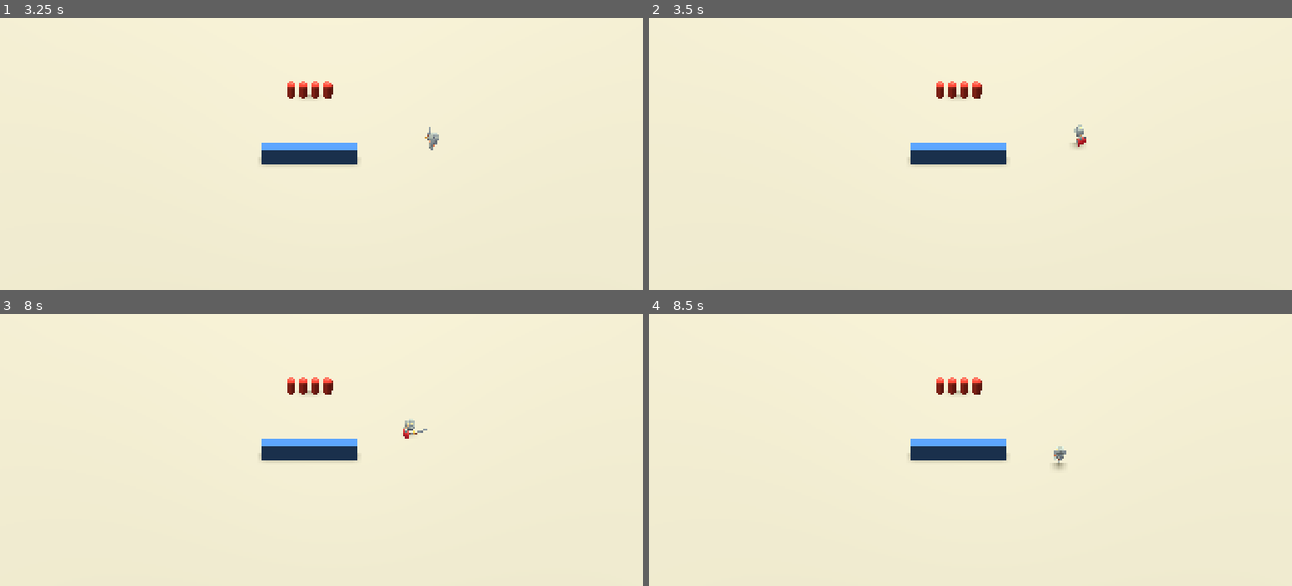
Above: before the commit, frames 1-4 (two rows, left to right).
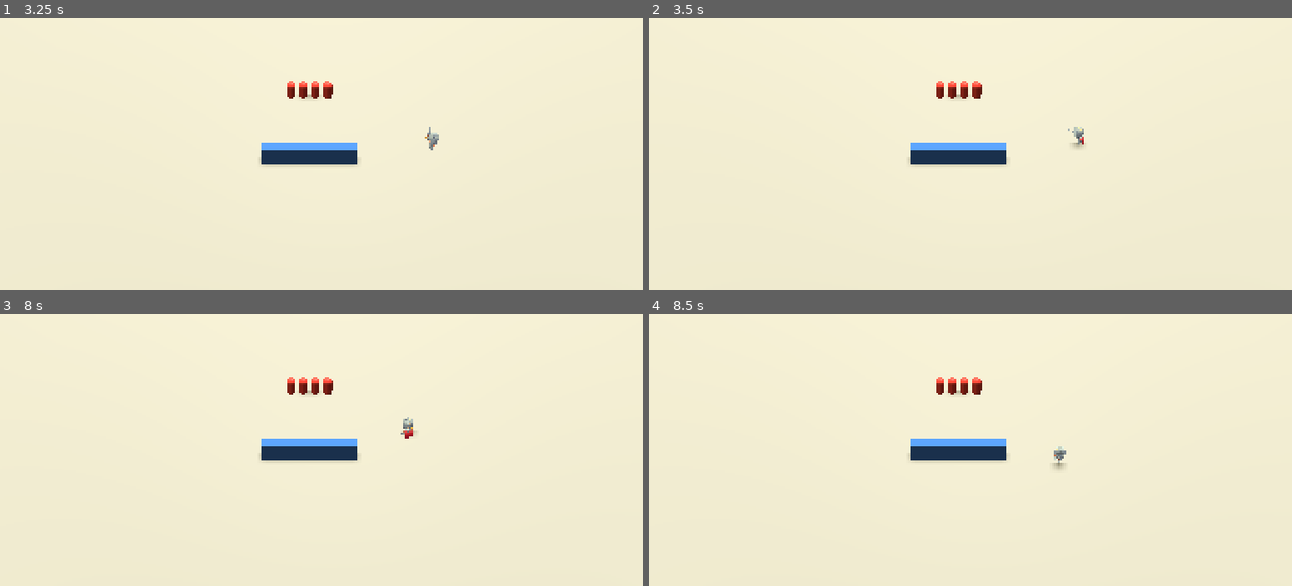
Above: after the commit, the same moments.

Repository: Rawisl/Godot_Roguelite3D_Gr8
Game: Godot game, scene res://test.tscn
Two runs of this game, one before a commit and one after it. Both use one fixed random seed, a clock stepped at 60 frames per second and the inputs below. This scene is started directly instead of the project's main scene.
Inputs (mouse positions are in pixels of both pictures, inside the frame that each line leads up to):
- Up to frame 1 (3.25 s): tap Enter at 0.5 s; move the mouse to (482, 83) at 0.52 s; hold D (move_right) 0.53-1.28 s; click (482, 83) at 0.6 s; tap Space (dodge) at 0.8, 1.35, 2 s; move the mouse to (199, 121) at 1.27 s; hold S (move_down) 1.28-2.03 s; tap 1 at 1.55, 2.1 s; move the mouse to (398, 20) at 2.02 s; hold D (move_right) 2.03-2.78 s; tap 2 at 2.3, 2.85 s; move the mouse to (302, 178) at 2.77 s; hold W (move_up) from 2.78 s (still down); click (302, 178) at 2.92 s; tap 3 at 3.05 s
- Up to frame 2 (3.5 s): keep holding W (move_up)
- Up to frame 3 (8 s): move the mouse to (533, 455) at 3.52 s; release W (move_up) at 3.53 s; hold A (move_left) 3.53-5.03 s; tap 3 at 3.6 s; tap 4 at 3.8, 4.35 s; move the mouse to (135, 343) at 4.27 s; tap H at 4.55, 5.1 s; move the mouse to (366, 398) at 5.02 s; hold S (move_down) 5.03-5.78 s; click (366, 398) at 5.3 s; tap Enter at 5.75 s; move the mouse to (outside the picture) at 5.77 s; hold D (move_right) 5.78-6.53 s; click (outside the picture) at 5.85 s; tap Space (dodge) at 6.05 s; move the mouse to (482, 379) at 6.52 s; hold W (move_up) 6.53-7.28 s; tap Q (battle_cry) at 6.6 s; tap 1 at 6.8 s; move the mouse to (199, 417) at 7.27 s; hold D (move_right) from 7.28 s (still down); tap B (build_toggle) at 7.35 s; click (199, 417) at 7.42 s; tap 2 at 7.55 s
- Up to frame 4 (8.5 s): move the mouse to (1047, 316) at 8.02 s; release D (move_right) at 8.03 s; hold S (move_down) from 8.03 s (still down); tap G (call_wave) at 8.1 s; tap 3 at 8.3 s

Frame 1 is identical in both runs. In frame 2, less than 0.1% of the frame differs, in the area x 65-69%, y 39-48%; in frame 3, 0.1%, in the area x 62-67%, y 37-46%; in frame 4, less than 0.1%.

Commit message:
[fix]: stabilize commander model facing during and after knockback

Diff:
--- a/entities/commander/commander.gd
+++ b/entities/commander/commander.gd
@@ -32,6 +32,7 @@
 const MAX_STUN_DURATION: float = 1.5
 const STUN_IMMUNITY_DURATION: float = 3.0
 const KNOCKBACK_DURATION: float = 0.25
+const POST_ACTION_DURATION: float = 0.1
 
 var aim_dir: Vector3 = Vector3.FORWARD
 var is_commander_mode: bool = false
@@ -39,6 +40,11 @@
 
 var _knockback_velocity: Vector3 = Vector3.ZERO
 var _knockback_decay: float = 0.0
+# True if knockback was applied to velocity during this physics frame
+var _was_pushed: bool = false
+var _hit_reaction_timer: float = 0.0
+var _post_action_timer: float = 0.0
+var _post_action_facing_dir: Vector3 = Vector3.ZERO
 
 # Stun state
 var is_stunned: bool = false
@@ -143,6 +149,8 @@
 		if not is_on_floor():
 			velocity.y -= _gravity * delta
 		move_and_slide()
+		if _anim_player != null and not _anim_player.is_playing() and _anim_player.has_animation(ANIM_IDLE):
+			_anim_player.play(ANIM_IDLE, 0.2)
 		return
 
 	if not is_dodging and not is_using_skill:
@@ -157,12 +165,18 @@
 	else:
 		_update_movement(camera, delta)
 
+	_was_pushed = false
 	if not _knockback_velocity.is_zero_approx():
+		_was_pushed = true
 		velocity.x += _knockback_velocity.x
 		velocity.z += _knockback_velocity.z
 		_knockback_velocity = _knockback_velocity.move_toward(Vector3.ZERO, _knockback_decay * delta)
 
 	move_and_slide()
+
+	if is_dodging and _dodge_timer <= 0.0:
+		_end_dodge()
+
 	_update_aim(camera)
 	_update_model_facing(delta)
 
@@ -171,6 +185,12 @@
 
 
 func _update_cooldowns_and_timers(delta: float) -> void:
+	if _hit_reaction_timer > 0.0:
+		_hit_reaction_timer = maxf(0.0, _hit_reaction_timer - delta)
+
+	if _post_action_timer > 0.0:
+		_post_action_timer = maxf(0.0, _post_action_timer - delta)
+
 	if _stun_immunity_timer > 0.0:
 		_stun_immunity_timer = maxf(0.0, _stun_immunity_timer - delta)
 
@@ -245,6 +265,9 @@
 	is_dodging = true
 	_knockback_velocity = Vector3.ZERO
 	_knockback_decay = 0.0
+	_hit_reaction_timer = 0.0
+	_post_action_timer = 0.0
+	_post_action_facing_dir = Vector3.ZERO
 	_dodge_timer = stats.dodge_iframe if stats else 0.3
 	_dodge_cooldown_timer = stats.dodge_cooldown if stats else 1.5
 
@@ -272,14 +295,16 @@
 		velocity.y -= _gravity * delta
 
 	_dodge_timer -= delta
-	if _dodge_timer <= 0.0:
-		_end_dodge()
 
 
 func _end_dodge() -> void:
+	_post_action_facing_dir = aim_dir if _is_backstep_dodge else _dodge_dir
+	_post_action_timer = POST_ACTION_DURATION
 	is_dodging = false
 	_is_backstep_dodge = false
 	_dodge_timer = 0.0
+	velocity.x = 0.0
+	velocity.z = 0.0
 	set_collision_mask_value(COLLISION_LAYER_ENEMY, true)
 
 
@@ -359,30 +384,40 @@
 			velocity.y -= _gravity * delta
 		return
 
-	var input := Input.get_vector(&"move_left", &"move_right", &"move_up", &"move_down")
-	var speed := stats.move_speed if stats else 6.0
-
-	var cam_basis := camera.global_transform.basis
-	var right := Vector3(cam_basis.x.x, 0.0, cam_basis.x.z).normalized()
-	var forward := Vector3(-cam_basis.z.x, 0.0, -cam_basis.z.z).normalized()
-
-	var dir := right * input.x + forward * (-input.y)
-	velocity.x = dir.x * speed
-	velocity.z = dir.z * speed
+	if not _knockback_velocity.is_zero_approx():
+		velocity.x = 0.0
+		velocity.z = 0.0
+	else:
+		var input := Input.get_vector(&"move_left", &"move_right", &"move_up", &"move_down")
+		var speed := stats.move_speed if stats else 6.0
+
+		var cam_basis := camera.global_transform.basis
+		var right := Vector3(cam_basis.x.x, 0.0, cam_basis.x.z).normalized()
+		var forward := Vector3(-cam_basis.z.x, 0.0, -cam_basis.z.z).normalized()
+
+		var dir := right * input.x + forward * (-input.y)
+		velocity.x = dir.x * speed
+		velocity.z = dir.z * speed
 
 	if not is_on_floor():
 		velocity.y -= _gravity * delta
 
 	if _anim_player != null and not is_attacking and not is_dodging and health.hp > 0:
 		var is_playing_melee := _anim_player.is_playing() and _anim_player.current_animation.begins_with("melee/")
+		var is_playing_hit := _anim_player.is_playing() and _anim_player.current_animation == ANIM_HIT
+		var is_hit_locked := _hit_reaction_timer > 0.0 or not _knockback_velocity.is_zero_approx()
+
 		if not is_playing_melee:
-			var horizontal_vel := Vector2(velocity.x, velocity.z)
-			if horizontal_vel.length() > 0.1:
-				if _anim_player.current_animation != ANIM_RUN:
-					_anim_player.play(ANIM_RUN, 0.15)
+			if is_playing_hit and is_hit_locked:
+				pass
 			else:
-				if _anim_player.current_animation != ANIM_IDLE:
-					_anim_player.play(ANIM_IDLE, 0.15)
+				var horizontal_vel := Vector2(velocity.x, velocity.z)
+				if horizontal_vel.length() > 0.1:
+					if _anim_player.current_animation != ANIM_RUN:
+						_anim_player.play(ANIM_RUN, 0.15)
+				elif not is_playing_hit:
+					if _anim_player.current_animation != ANIM_IDLE:
+						_anim_player.play(ANIM_IDLE, 0.15)
 
 
 func _update_aim(camera: Camera3D) -> void:
@@ -423,6 +458,21 @@
 	elif is_using_skill:
 		target_dir = aim_dir
 		snap_instantly = false
+	elif _was_pushed:
+		target_dir = -_knockback_velocity.normalized()
+		snap_instantly = false
+	elif _post_action_timer > 0.0 and not _post_action_facing_dir.is_zero_approx():
+		var horizontal_vel := Vector2(velocity.x, velocity.z)
+		if horizontal_vel.length() > 0.1:
+			var move_dir := Vector3(velocity.x, 0.0, velocity.z).normalized()
+			var t := 1.0 - clampf(_post_action_timer / POST_ACTION_DURATION, 0.0, 1.0)
+			if _post_action_facing_dir.dot(move_dir) < -0.999:
+				target_dir = move_dir
+			else:
+				target_dir = _post_action_facing_dir.slerp(move_dir, t).normalized()
+		else:
+			target_dir = _post_action_facing_dir
+		snap_instantly = false
 	else:
 		var horizontal_vel := Vector2(velocity.x, velocity.z)
 		if horizontal_vel.length() > 0.1:
@@ -455,6 +505,8 @@
 	current_combo_hit = hit_index
 	_has_buffered_attack = false
 	_has_struck = false
+	_post_action_timer = 0.0
+	_post_action_facing_dir = Vector3.ZERO
 
 	var interval := stats.attack_interval if stats else 0.45
 	_attack_timer = interval
@@ -479,6 +531,8 @@
 		var next_hit := (current_combo_hit % 3) + 1
 		_start_attack(next_hit)
 	else:
+		_post_action_facing_dir = _attack_strike_dir
+		_post_action_timer = POST_ACTION_DURATION
 		if current_combo_hit >= 3:
 			current_combo_hit = 1
 			_combo_reset_timer = 0.0
@@ -493,6 +547,8 @@
 	_attack_timer = 0.0
 	_has_struck = false
 	_has_buffered_attack = false
+	_post_action_timer = 0.0
+	_post_action_facing_dir = Vector3.ZERO
 
 	if struck:
 		if current_combo_hit >= 3:
@@ -629,14 +685,22 @@
 		kb_dir.y = 0.0
 		if kb_dir.length_squared() > 0.001:
 			kb_dir = kb_dir.normalized()
+		elif info.source is Node3D:
+			var from_source: Vector3 = global_position - (info.source as Node3D).global_position
+			from_source.y = 0.0
+			if from_source.length_squared() > 0.001:
+				kb_dir = from_source.normalized()
+			else:
+				kb_dir = -Vector3(sin(_aim_pivot.rotation.y), 0.0, cos(_aim_pivot.rotation.y))
 		else:
-			kb_dir = -aim_dir
+			kb_dir = -Vector3(sin(_aim_pivot.rotation.y), 0.0, cos(_aim_pivot.rotation.y))
 		var kb_duration: float = KNOCKBACK_DURATION
 		var kb_speed: float = (info.knockback_force * 2.0) / kb_duration
 		_knockback_velocity = kb_dir * kb_speed
 		_knockback_decay = kb_speed / kb_duration
 
 	if not is_attacking and not is_dodging and not is_using_skill and health.hp > 0:
+		_hit_reaction_timer = KNOCKBACK_DURATION
 		if _anim_player != null and _anim_player.has_animation(ANIM_HIT):
 			_anim_player.play(ANIM_HIT, 0.05)
 
@@ -660,6 +724,9 @@
 
 	is_stunned = true
 	_stun_timer = clamped_dur
+	_hit_reaction_timer = 0.0
+	_post_action_timer = 0.0
+	_post_action_facing_dir = Vector3.ZERO
 	velocity.x = 0.0
 	velocity.z = 0.0
 
@@ -680,6 +747,9 @@
 func _on_died() -> void:
 	_knockback_velocity = Vector3.ZERO
 	_knockback_decay = 0.0
+	_hit_reaction_timer = 0.0
+	_post_action_timer = 0.0
+	_post_action_facing_dir = Vector3.ZERO
 	is_stunned = false
 	_stun_timer = 0.0
 	_stun_immunity_timer = 0.0
@@ -698,6 +768,9 @@
 	if is_commander_mode:
 		_knockback_velocity = Vector3.ZERO
 		_knockback_decay = 0.0
+		_hit_reaction_timer = 0.0
+		_post_action_timer = 0.0
+		_post_action_facing_dir = Vector3.ZERO
 		is_stunned = false
 		_stun_timer = 0.0
 		if is_dodging:
--- /dev/null
+++ b/tests/test_playtest_stun_knockback.gd
@@ -0,0 +1,356 @@
+extends Node3D
+
+const COMMANDER_SCENE := preload("res://entities/commander/commander.tscn")
+const BRUTE_SCENE := preload("res://entities/enemy/brute.tscn")
+const BULWARK_SCENE := preload("res://entities/enemy/bulwark.tscn")
+const GRUNT_SCENE := preload("res://entities/enemy/grunt.tscn")
+
+@export_group("Overhead 3D Label Settings")
+@export var label_font_size: int = 38
+@export var label_outline_size: int = 8
+@export var label_pixel_size: float = 0.012
+
+var _commander: CharacterBody3D
+var _commander_label: Label3D
+var _bulwark: Bulwark
+var _bulwark_label: Label3D
+var _brute: Enemy
+var _brute_label: Label3D
+var _grunt: Enemy
+var _grunt_label: Label3D
+var _dummy_tower: Node3D
+var _dummy_tower_label: Label3D
+
+var _ai_enabled: bool = true
+var _bulwark_stomp_ring: MeshInstance3D
+
+@onready var _ui_label: Label = %InfoLabel
+@onready var _log_label: Label = %LogLabel
+
+
+func _ready() -> void:
+	_setup_arena()
+
+
+func _setup_arena() -> void:
+	# Clean up previous instances if resetting
+	if _commander != null and is_instance_valid(_commander):
+		_commander.queue_free()
+	if _bulwark != null and is_instance_valid(_bulwark):
+		_bulwark.queue_free()
+	if _brute != null and is_instance_valid(_brute):
+		_brute.queue_free()
+	if _grunt != null and is_instance_valid(_grunt):
+		_grunt.queue_free()
+	if _dummy_tower != null and is_instance_valid(_dummy_tower):
+		_dummy_tower.queue_free()
+	if _bulwark_stomp_ring != null and is_instance_valid(_bulwark_stomp_ring):
+		_bulwark_stomp_ring.queue_free()
+
+	_spawn_commander()
+	_spawn_bulwark()
+	_spawn_brute()
+	_spawn_grunt()
+	_spawn_dummy_tower()
+
+	_log("[READY] Playtest arena ready. Test stun, knockback, stomp AoE, and dodge feel.")
+
+
+func _spawn_commander() -> void:
+	_commander = COMMANDER_SCENE.instantiate() as CharacterBody3D
+	_commander.position = Vector3(0.0, 0.0, 1.0)
+	add_child(_commander)
+	_commander.health.hp = 100
+
+	_commander_label = _create_overhead_label(Vector3(0.0, 2.2, 0.0), Color(0.4, 0.9, 1.0))
+	_commander.add_child(_commander_label)
+
+	_commander.health.damaged.connect(func(amount: int, info: DamageInfo):
+		var type_name := "DAMAGE"
+		if info != null and info.damage_type < Enums.DamageType.size():
+			type_name = Enums.DamageType.keys()[info.damage_type]
+		var kb_text := " (Knockback: %.1fm)" % info.knockback_force if info != null and info.knockback_force > 0.0 else ""
+		_log("[HIT] Commander took %d %s damage%s. HP: %d/%d" % [
+			amount, type_name, kb_text, _commander.health.hp, _commander.health.max_hp
+		])
+	)
+
+
+func _spawn_bulwark() -> void:
+	_bulwark = BULWARK_SCENE.instantiate() as Bulwark
+	_bulwark.position = Vector3(0.0, 0.0, -3.5)
+	add_child(_bulwark)
+	_bulwark.spawn_grace = false
+	_bulwark.is_in_spawn_zone = false
+	_bulwark.speed_multiplier = 0.5 if _ai_enabled else 0.0
+	_bulwark.add_to_group(&"boss")
+
+	if _bulwark.health != null:
+		_bulwark.health.max_hp = 99999
+		_bulwark.health.hp = 99999
+
+	_bulwark_label = _create_overhead_label(Vector3(0.0, 3.2, 0.0), Color(1.0, 0.5, 0.3))
+	_bulwark.add_child(_bulwark_label)
+
+	# Visual indicator for 3.0m stomp radius centered on Bulwark
+	_bulwark_stomp_ring = MeshInstance3D.new()
+	var torus := TorusMesh.new()
+	torus.inner_radius = Bulwark.STOMP_RADIUS - 0.08
+	torus.outer_radius = Bulwark.STOMP_RADIUS + 0.08
+	var mat := StandardMaterial3D.new()
+	mat.albedo_color = Color(1.0, 0.3, 0.2, 0.6)
+	mat.shading_mode = BaseMaterial3D.SHADING_MODE_UNSHADED
+	mat.transparency = BaseMaterial3D.TRANSPARENCY_ALPHA
+	_bulwark_stomp_ring.mesh = torus
+	_bulwark_stomp_ring.material_override = mat
+	_bulwark_stomp_ring.position = Vector3(0.0, 0.05, 0.0)
+	_bulwark.add_child(_bulwark_stomp_ring)
+
+
+func _spawn_brute() -> void:
+	_brute = BRUTE_SCENE.instantiate() as Enemy
+	_brute.position = Vector3(4.0, 0.0, 1.0)
+	add_child(_brute)
+	_brute.spawn_grace = false
+	_brute.is_in_spawn_zone = false
+	_brute.speed_multiplier = 0.6 if _ai_enabled else 0.0
+
+	if _brute.health != null:
+		_brute.health.max_hp = 99999
+		_brute.health.hp = 99999
+
+	_brute_label = _create_overhead_label(Vector3(0.0, 2.6, 0.0), Color(1.0, 0.8, 0.3))
+	_brute.add_child(_brute_label)
+
+
+func _spawn_grunt() -> void:
+	_grunt = GRUNT_SCENE.instantiate() as Enemy
+	_grunt.position = Vector3(-4.0, 0.0, 1.0)
+	add_child(_grunt)
+	_grunt.spawn_grace = false
+	_grunt.is_in_spawn_zone = false
+	_grunt.speed_multiplier = 0.5 if _ai_enabled else 0.0
+
+	if _grunt.health != null:
+		_grunt.health.max_hp = 99999
+		_grunt.health.hp = 99999
+
+	_grunt_label = _create_overhead_label(Vector3(0.0, 2.0, 0.0), Color(0.8, 0.8, 0.8))
+	_grunt.add_child(_grunt_label)
+
+
+func _spawn_dummy_tower() -> void:
+	var tower_body := CharacterBody3D.new()
+	tower_body.name = "DummyTower"
+	tower_body.set_script(load("res://tests/dummy_target.gd"))
+	tower_body.set("hp", 300)
+	tower_body.set("max_hp", 300)
+	tower_body.add_to_group(&"tower")
+	tower_body.position = Vector3(2.0, 0.0, -3.5)
+
+	var mesh_inst := MeshInstance3D.new()
+	var cyl := CylinderMesh.new()
+	cyl.top_radius = 0.6
+	cyl.bottom_radius = 0.8
+	cyl.height = 2.0
+	var mat := StandardMaterial3D.new()
+	mat.albedo_color = Color(0.3, 0.7, 0.9)
+	mesh_inst.mesh = cyl
+	mesh_inst.material_override = mat
+	mesh_inst.position = Vector3(0.0, 1.0, 0.0)
+	tower_body.add_child(mesh_inst)
+
+	_dummy_tower_label = _create_overhead_label(Vector3(0.0, 2.4, 0.0), Color(0.4, 0.8, 1.0))
+	tower_body.add_child(_dummy_tower_label)
+
+	_dummy_tower = tower_body
+	add_child(_dummy_tower)
+
+
+func _create_overhead_label(offset: Vector3, color: Color) -> Label3D:
+	var label := Label3D.new()
+	label.position = offset
+	label.billboard = BaseMaterial3D.BILLBOARD_ENABLED
+	label.no_depth_test = true
+	label.font_size = label_font_size
+	label.outline_size = label_outline_size
+	label.pixel_size = label_pixel_size
+	label.modulate = color
+	label.outline_modulate = Color(0.0, 0.0, 0.0, 0.8)
+	return label
+
+
+func _process(_delta: float) -> void:
+	_update_ui()
+	_update_overhead_labels()
+
+
+func _unhandled_input(event: InputEvent) -> void:
+	if not (event is InputEventKey and event.is_pressed() and not event.is_echo()):
+		return
+
+	match event.physical_keycode:
+		KEY_1:
+			_trigger_bulwark_stomp()
+		KEY_2:
+			_trigger_brute_strike()
+		KEY_3:
+			_trigger_direct_stun()
+		KEY_4:
+			_toggle_ai()
+		KEY_H:
+			_heal_commander()
+		KEY_R:
+			_log("[RESET] Resetting arena...")
+			_setup_arena()
+
+
+func _trigger_bulwark_stomp() -> void:
+	if _bulwark == null or not is_instance_valid(_bulwark):
+		_log("[WARN] Bulwark not available.")
+		return
+	_log("[ACTION] Bulwark executing Stomp AoE (3.0m radius, 45 BLAST dmg, 3.0m knockback, 1.5s stun)...")
+	_bulwark.execute_stomp()
+
+
+func _trigger_brute_strike() -> void:
+	if _brute == null or not is_instance_valid(_brute) or _commander == null or not is_instance_valid(_commander):
+		_log("[WARN] Brute or Commander not available.")
+		return
+	var diff := (_commander.global_position - _brute.global_position)
+	diff.y = 0.0
+	var strike_dir := diff.normalized() if diff.length_squared() > 0.001 else Vector3.FORWARD
+	var info := DamageInfo.new(25, Enums.DamageType.SLASH, _brute, 2.0, strike_dir)
+	_log("[ACTION] Brute executing melee strike (25 SLASH dmg, 2.0m knockback)...")
+	_commander.take_damage(info)
+
+
+func _trigger_direct_stun() -> void:
+	if _commander == null or not is_instance_valid(_commander):
+		return
+	var ok: bool = _commander.apply_stun(1.5)
+	if ok:
+		_log("[ACTION] Applied 1.5s stun to Commander.")
+	else:
+		_log("[BLOCKED] Stun failed (immune, dodging, deploying, or already stunned).")
+
+
+func _toggle_ai() -> void:
+	_ai_enabled = not _ai_enabled
+	if _bulwark != null and is_instance_valid(_bulwark):
+		_bulwark.speed_multiplier = 0.5 if _ai_enabled else 0.0
+		if _ai_enabled:
+			_bulwark.set_target(_commander)
+	if _brute != null and is_instance_valid(_brute):
+		_brute.speed_multiplier = 0.6 if _ai_enabled else 0.0
+		if _ai_enabled:
+			_brute.set_target(_commander)
+	if _grunt != null and is_instance_valid(_grunt):
+		_grunt.speed_multiplier = 0.5 if _ai_enabled else 0.0
+		if _ai_enabled:
+			_grunt.set_target(_commander)
+	_log("[AI] Enemy AI %s" % ("ENABLED (Chasing Commander)" if _ai_enabled else "DISABLED (Hold position)"))
+
+
+func _heal_commander() -> void:
+	if _commander != null and is_instance_valid(_commander):
+		_commander.health.hp = _commander.health.max_hp
+		_log("[HEAL] Commander HP restored to full (%d/%d)." % [_commander.health.hp, _commander.health.max_hp])
+
+
+func _update_ui() -> void:
+	if _ui_label == null:
+		return
+
+	var hp_str := "N/A"
+	var stun_status := "NORMAL"
+	var kb_speed := 0.0
+
+	if _commander != null and is_instance_valid(_commander):
+		hp_str = "%d / %d" % [_commander.health.hp, _commander.health.max_hp]
+		kb_speed = _commander._knockback_velocity.length()
+
+		if _commander.health.hp <= 0:
+			stun_status = "DEAD"
+		elif _commander.is_dodging:
+			stun_status = "DODGING (i-frame)"
+		elif _commander.is_stunned:
+			stun_status = "STUNNED (%.2fs left)" % _commander._stun_timer
+		elif _commander._stun_immunity_timer > 0.0:
+			stun_status = "STUN IMMUNITY (%.2fs left)" % _commander._stun_immunity_timer
+		else:
+			stun_status = "READY"
+
+	_ui_label.text = """[STUN & KNOCKBACK PLAYTEST ARENA]
+--------------------------------------------------
+Commander HP: %s
+State: %s
+Knockback Velocity: %.2f m/s
+AI Movement: %s
+
+CONTROLS:
+  [W, A, S, D] : Move Commander
+  [Space]      : Dodge (i-frame: avoids damage, stun, knockback)
+  [Left Click] : 3-hit Attack (hit 3 pushes Grunt, Boss/Brute immune)
+  [Q]          : Battle Cry (-30%% damage, taunt)
+  [Key 1]      : Trigger Bulwark Boss Stomp (3m AoE BLAST + Stun + 3m KB)
+  [Key 2]      : Trigger Brute Melee Strike (25 SLASH + 2m KB)
+  [Key 3]      : Apply direct 1.5s Stun test
+  [Key 4]      : Toggle Enemy AI chase on/off
+  [Key H]      : Heal Commander to full HP
+  [Key R]      : Reset arena
+--------------------------------------------------""" % [
+		hp_str, stun_status, kb_speed, "ON" if _ai_enabled else "OFF"
+	]
+
+
+func _update_overhead_labels() -> void:
+	if _commander != null and is_instance_valid(_commander) and _commander_label != null:
+		var state_line := "State: Normal"
+		var label_color := Color(0.4, 0.9, 1.0)
+
+		if _commander.health.hp <= 0:
+			state_line = "DEAD"
+			label_color = Color(0.5, 0.5, 0.5)
+		elif _commander.is_dodging:
+			state_line = "DODGING (i-frame)"
+			label_color = Color(0.3, 1.0, 0.4)
+		elif _commander.is_stunned:
+			state_line = "STUNNED (%.1fs)" % _commander._stun_timer
+			label_color = Color(1.0, 0.2, 0.2)
+		elif _commander._stun_immunity_timer > 0.0:
+			state_line = "IMMUNE TO STUN (%.1fs)" % _commander._stun_immunity_timer
+			label_color = Color(1.0, 0.9, 0.2)
+
+		var kb_line := "KB: %.1fm/s" % _commander._knockback_velocity.length() if _commander._knockback_velocity.length() > 0.01 else ""
+		_commander_label.text = "Commander\nHP: %d/%d\n%s %s" % [
+			_commander.health.hp, _commander.health.max_hp, state_line, kb_line
+		]
+		_commander_label.modulate = label_color
+
+	if _bulwark != null and is_instance_valid(_bulwark) and _bulwark_label != null:
+		var dist_to_cmd := _commander.global_position.distance_to(_bulwark.global_position) if _commander and is_instance_valid(_commander) else 0.0
+		_bulwark_label.text = "Bulwark Boss (Immune to KB/Stun)\nDist to Commander: %.1fm\nStomp Radius: 3.0m (Red Ring)" % dist_to_cmd
+
+	if _brute != null and is_instance_valid(_brute) and _brute_label != null:
+		var dist := _commander.global_position.distance_to(_brute.global_position) if _commander and is_instance_valid(_commander) else 0.0
+		_brute_label.text = "Brute (Immune to KB/Stun)\nDist: %.1fm | Melee KB: 2.0m" % dist
+
+	if _grunt != null and is_instance_valid(_grunt) and _grunt_label != null:
+		var dist_g := _commander.global_position.distance_to(_grunt.global_position) if _commander and is_instance_valid(_commander) else 0.0
+		_grunt_label.text = "Grunt (Can be knocked back by Hit 3)\nDist: %.1fm" % dist_g
+
+	if _dummy_tower != null and is_instance_valid(_dummy_tower) and _dummy_tower_label != null:
+		var hp_val: int = _dummy_tower.get("hp") if _dummy_tower.get("hp") != null else 0
+		_dummy_tower_label.text = "Dummy Tower (AoE Target)\nHP: %d/300" % hp_val
+
+
+func _log(msg: String) -> void:
+	print(msg)
+	if _log_label != null:
+		var lines := _log_label.text.split("\n")
+		var arr := Array(lines)
+		if arr.size() > 6:
+			arr.remove_at(0)
+		arr.append(msg)
+		_log_label.text = "\n".join(arr)
--- /dev/null
+++ b/tests/test_playtest_stun_knockback.tscn
@@ -0,0 +1,79 @@
+[gd_scene format=3 uid="uid://bvyfx3k1t4g7p"]
+
+[ext_resource type="Script" uid="uid://b6iobp774aw46" path="res://tests/test_playtest_stun_knockback.gd" id="1_stun_kb"]
+[ext_resource type="Material" uid="uid://dbp4ls6jc8erk" path="res://art/materials/env_grass.tres" id="2_grass"]
+
+[sub_resource type="ProceduralSkyMaterial" id="ProceduralSkyMaterial_sky"]
+sky_top_color = Color(0.45, 0.65, 0.85, 1)
+
+[sub_resource type="Sky" id="Sky_sky"]
+sky_material = SubResource("ProceduralSkyMaterial_sky")
+
+[sub_resource type="Environment" id="Environment_env"]
+background_mode = 2
+sky = SubResource("Sky_sky")
+ambient_light_source = 3
+ambient_light_energy = 0.6
+tonemap_mode = 3
+
+[sub_resource type="BoxShape3D" id="BoxShape3D_ground"]
+size = Vector3(80, 0.5, 80)
+
+[sub_resource type="BoxMesh" id="BoxMesh_ground"]
+size = Vector3(80, 0.5, 80)
+
+[node name="TestPlaytestStunKnockback" type="Node3D" unique_id=1129667644]
+script = ExtResource("1_stun_kb")
+
+[node name="Sun" type="DirectionalLight3D" parent="." unique_id=1032302775]
+transform = Transform3D(0.707107, -0.5, 0.5, 0, 0.707107, 0.707107, -0.707107, -0.5, 0.5, 15, 25, 15)
+shadow_enabled = true
+
+[node name="WorldEnvironment" type="WorldEnvironment" parent="." unique_id=689234557]
+environment = SubResource("Environment_env")
+
+[node name="Ground" type="StaticBody3D" parent="." unique_id=895519491]
+collision_mask = 0
+
+[node name="CollisionShape3D" type="CollisionShape3D" parent="Ground" unique_id=466376365]
+shape = SubResource("BoxShape3D_ground")
+
+[node name="MeshInstance3D" type="MeshInstance3D" parent="Ground" unique_id=30599345]
+mesh = SubResource("BoxMesh_ground")
+surface_material_override/0 = ExtResource("2_grass")
+
+[node name="CameraRig" type="Node3D" parent="." unique_id=601741326]
+
+[node name="Camera3D" type="Camera3D" parent="CameraRig" unique_id=60357864]
+transform = Transform3D(0.707107, -0.408248, 0.57735, 0, 0.816497, 0.57735, -0.707107, -0.408248, 0.57735, 16, 16, 16)
+projection = 1
+current = true
+size = 22.0
+
+[node name="CanvasLayer" type="CanvasLayer" parent="." unique_id=459328821]
+
+[node name="Margin" type="MarginContainer" parent="CanvasLayer" unique_id=1961878273]
+offset_left = 16.0
+offset_top = 16.0
+offset_right = 680.0
+offset_bottom = 450.0
+
+[node name="Panel" type="PanelContainer" parent="CanvasLayer/Margin" unique_id=777140480]
+layout_mode = 2
+
+[node name="VBox" type="VBoxContainer" parent="CanvasLayer/Margin/Panel" unique_id=755671176]
+layout_mode = 2
+theme_override_constants/separation = 8
+
+[node name="InfoLabel" type="Label" parent="CanvasLayer/Margin/Panel/VBox" unique_id=1138580431]
+unique_name_in_owner = true
+layout_mode = 2
+theme_override_font_sizes/font_size = 15
+text = "Loading..."
+
+[node name="LogLabel" type="Label" parent="CanvasLayer/Margin/Panel/VBox" unique_id=164507657]
+unique_name_in_owner = true
+layout_mode = 2
+theme_override_colors/font_color = Color(0.85, 0.95, 0.85, 1)
+theme_override_font_sizes/font_size = 13
+text = "[Ready]"
Not shown, added: tests/test_playtest_stun_knockback.gd.uid
